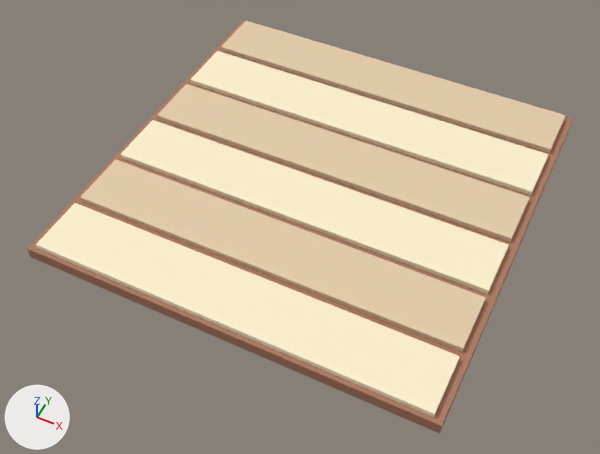
One commit to the glTF model games/brightway-park/public/art/models/path_walk.glb: the scene before it, then after it.
The view is the same before and after, from a 50 mm lens placed at (2.4, -5.23, 5.86), pointed at (-0.03, -0.38, -0.21). Lighting does not change. The marker at lower left points along +X, +Y and +Z. The first picture is the older version. Where no turn or scale is listed for an object, it has been applied to the vertices.

In view in the first picture: 'path_walk_0', 'path_walk_1', 'path_walk_2'.
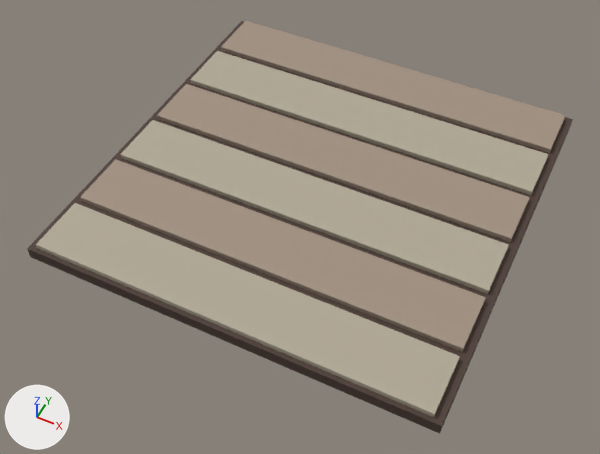
What the commit changed:
Material 'Material_0' (mat_material_0) changes colour from brown #ad7960 to brown #4d3b33; in linear values from (0.418, 0.191, 0.117) to (0.0742, 0.0437, 0.0331).
Material 'Material_1' (mat_material_1) changes colour from beige #e5ccaa to beige #a19080; in linear values from (0.784, 0.604, 0.402) to (0.356, 0.279, 0.216).
Material 'Material_2' (mat_material_2) changes colour from beige #fff1cf to grey #b1a895; in linear values from (1.0, 0.88, 0.624) to (0.44, 0.392, 0.301).

Changed parts and their boxes [x1, y1, x2, y2] in the pictures (600 x 454 px):
'path_walk_2', recoloured (beige to grey): [36, 51, 548, 417] in both
'path_walk_1', recoloured (darker): [80, 21, 565, 352] in both
'path_walk_0', recoloured: [27, 21, 573, 434] in both
